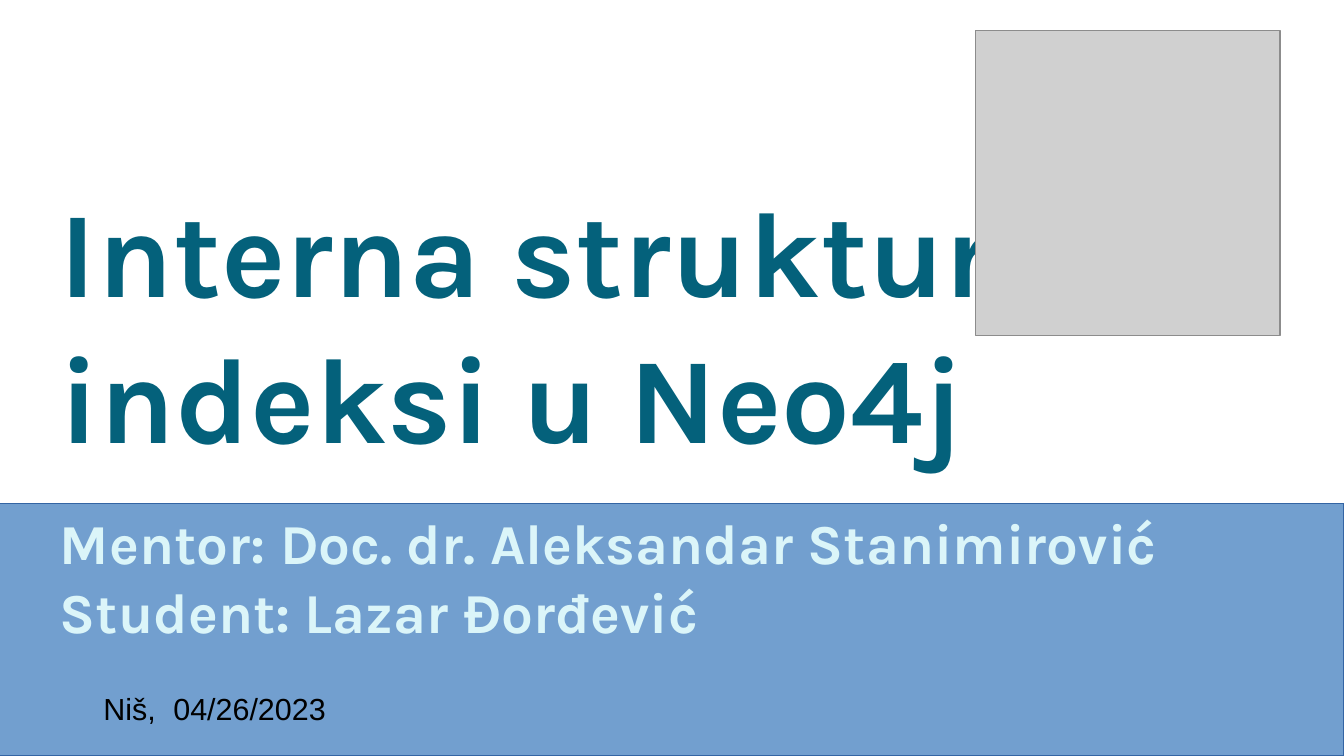
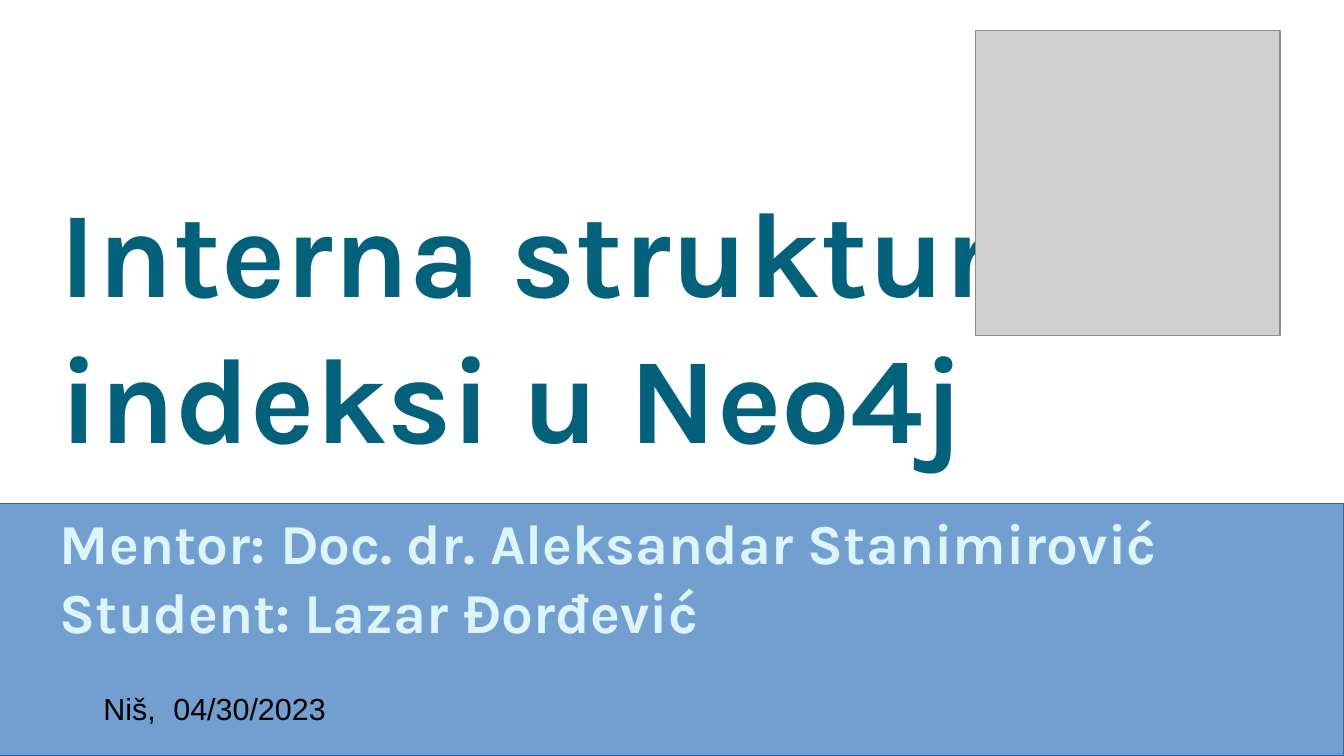
Before and after one commit to djordjeviclazar/sistemi_za_upravljanje_bazama_podataka, a slide deck: slide 1 of Seminar1/Lazar_Djordjevic_1413_Interna_struktura_i_organizacija_indeksa_kod_Neo4j_baze.odp. Drawn at 1344x756 pixels with LibreOffice and Linux fonts; fonts in the diff are those of the drawing; grey boxes stand for pictures. Boxes give left, top, right and bottom in pixels: in the first picture for what was removed or moved away, otherwise in the second. Text is boxed around its words. In the diff, an @@ line names an element or a change of style, - is before the commit and + after.

```diff
--- a/Seminar1/Lazar_Djordjevic_1413_Interna_struktura_i_organizacija_indeksa_kod_Neo4j_baze.odp
+++ b/Seminar1/Lazar_Djordjevic_1413_Interna_struktura_i_organizacija_indeksa_kod_Neo4j_baze.odp
@@ text at (173,698,325,721): text changed @@
-04/26/2023
+04/30/2023
```
